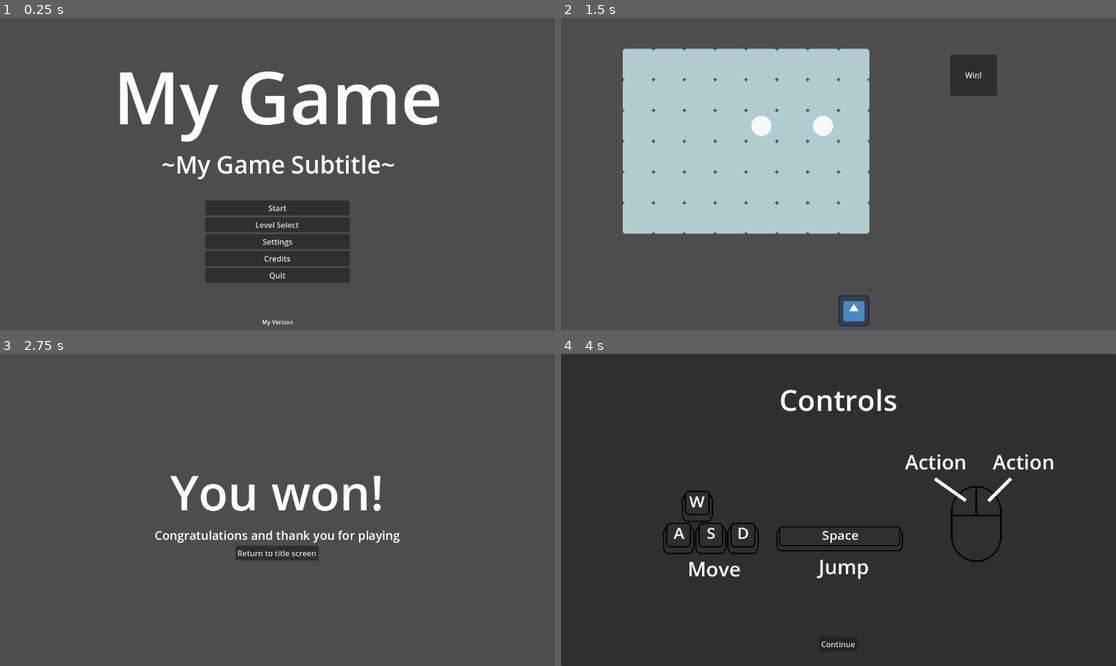
Above: before the commit, frames 1-4 (two rows, left to right).
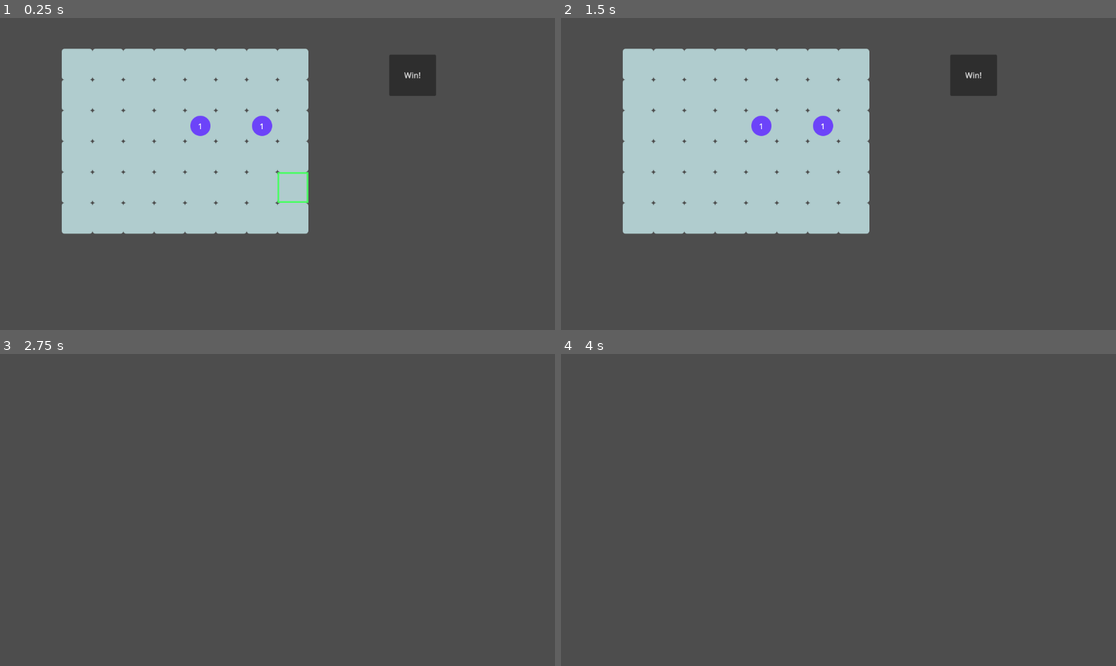
Above: after the commit, the same moments.

Repository: kaiec/ggj25-bubble-game
Game: Godot game, scene res://levels/level_1.tscn
Two runs of this game, one before a commit and one after it. Both use one fixed random seed, a clock stepped at 60 frames per second and the inputs below. Before the commit the project starts from res://gamemanager/gamemanager.tscn. The engine's default icon, where the game draws it, is replaced by a stand-in: a white triangle on a blue panel in a dark square.
Inputs (mouse positions are in pixels of both pictures, inside the frame that each line leads up to):
- Up to frame 1 (0.25 s): no input
- Up to frame 2 (1.5 s): click (838, 208) at 0.5 s, where only the run before the commit has a clickable "Start"; click (838, 308) at 1.25 s, where only the run before the commit has a clickable "Continue"
- Up to frame 3 (2.75 s): click "Win!" at 2 s
- Up to frame 4 (4 s): click (838, 553) at 2.75 s, where only the run before the commit has a clickable "Return to title screen"; click (838, 544) at 3.5 s, where only the run before the commit has a clickable "Start"

The runs differ from the first frame. In frame 1, 33% of the frame differs, in the area x 11-80%, y 9-99%; in frame 2, 0.7%; in frame 3, 2.7%; in frame 4, 100%, in the area x 0-100%, y 0-100%.

Commit message:
Bubble selection, increase size

Diff:
--- a/bubble/assets/tiles.svg
+++ b/bubble/assets/tiles.svg
@@ -28,8 +28,8 @@
      inkscape:document-units="px"
      showborder="true"
      inkscape:zoom="1.9047046"
-     inkscape:cx="206.33121"
-     inkscape:cy="-6.0376818"
+     inkscape:cx="192.6808"
+     inkscape:cy="96.340401"
      inkscape:window-width="1920"
      inkscape:window-height="1080"
      inkscape:window-x="0"
@@ -117,5 +117,12 @@
        inkscape:export-filename="player.png"
        inkscape:export-xdpi="18.77"
        inkscape:export-ydpi="18.77" />
+    <rect
+       style="fill:none;stroke:#ffffff;stroke-width:0.926042;stroke-linecap:round;stroke-miterlimit:3.2;stroke-dasharray:none;paint-order:stroke fill markers"
+       id="rect2"
+       width="16.00729"
+       height="16.00729"
+       x="0.46302155"
+       y="17.396353" />
   </g>
 </svg>
--- /dev/null
+++ b/bubble/bubble.gd
@@ -0,0 +1,21 @@
+extends Node2D
+
+signal burst
+@onready var label: Label = $Label
+
+@export var size: int:
+	set(value):
+		size = value
+		if label:
+			label.text = str(size)
+
+@onready var engine: BubbleEngine = $"../.."
+
+var cell : Vector2i = Vector2i(-1, -1):
+	set(new_cell):
+		cell = new_cell
+		position = engine.area.map_to_local(cell)
+
+
+func _ready() -> void:
+	size = size
--- /dev/null
+++ b/bubble/bubble.tscn
@@ -0,0 +1,22 @@
+[gd_scene load_steps=3 format=3 uid="uid://cbm74kal33eq3"]
+
+[ext_resource type="Texture2D" uid="uid://qabhfojj8r3x" path="res://bubble/assets/tiles.png" id="1_2bat5"]
+[ext_resource type="Script" path="res://bubble/bubble.gd" id="1_svlvq"]
+
+[node name="Bubble" type="Node2D"]
+script = ExtResource("1_svlvq")
+
+[node name="Sprite2D" type="Sprite2D" parent="."]
+modulate = Color(0.435294, 0.270588, 1, 1)
+texture = ExtResource("1_2bat5")
+region_enabled = true
+region_rect = Rect2(192, 0, 64, 64)
+
+[node name="Label" type="Label" parent="."]
+offset_left = -20.0
+offset_top = -11.0
+offset_right = 20.0
+offset_bottom = 12.0
+text = "1"
+horizontal_alignment = 1
+vertical_alignment = 1
--- a/bubble/bubble_engine.gd
+++ b/bubble/bubble_engine.gd
@@ -1,11 +1,25 @@
 class_name BubbleEngine
 extends Node2D
 
+# Level Design
 @export var area : TileMapLayer
 @export var setup : TileMapLayer
 
+# States
 @onready var select_cell: Node = $States/SelectCell
+@onready var check_burst: Node = $States/CheckBurst
+@onready var burst: Node = $States/Burst
+@onready var check_win: Node = $States/CheckWin
+@onready var finish: Node = $States/Finish
 
+# Instanced bubbles
+@onready var bubbles: Node2D = $Bubbles
+
+
+@onready var cursor: Sprite2D = $Cursor
+
+const BUBBLE = preload("res://bubble/bubble.tscn")
+const BLUE = Vector2i(3,0)
 
 var state : State:
 	set(new_state):
@@ -17,9 +31,25 @@
 
 # Called when the node enters the scene tree for the first time.
 func _ready() -> void:
+	level_reset()
 	state = select_cell
 	if state:
 		state.state_ready()
+
+func get_bubble(cell):
+	for bubble in bubbles.get_children():
+		if cell == bubble.cell:
+			return bubble
+
+func level_reset():
+	bubbles.get_children().clear()
+	setup.hide()
+	for cell in setup.get_used_cells():
+		if setup.get_cell_atlas_coords(cell) == BLUE:
+			var bubble = BUBBLE.instantiate()
+			bubbles.add_child(bubble)
+			bubble.cell = cell
+			bubble.size = 1
 
 
 # Called every frame. 'delta' is the elapsed time since the previous frame.
@@ -27,5 +57,14 @@
 	if state:
 		state.state_process(delta)
 
+func select_bubble(cell):
+	var bubble = get_bubble(cell)
+	if bubble:
+		bubble.size += 1
+
 func set_cursor(cell):
-	$Sprite2D.global_position = area.map_to_local(cell)
+	if cell in area.get_used_cells():
+		cursor.show()
+		cursor.global_position = area.map_to_local(cell)
+	else:
+		cursor.hide()
--- a/bubble/bubble_engine.tscn
+++ b/bubble/bubble_engine.tscn
@@ -1,8 +1,12 @@
-[gd_scene load_steps=4 format=3 uid="uid://cx0wgckga1wfc"]
+[gd_scene load_steps=8 format=3 uid="uid://cx0wgckga1wfc"]
 
 [ext_resource type="Script" path="res://bubble/bubble_engine.gd" id="1_0hk77"]
 [ext_resource type="Script" path="res://bubble/select_cell.gd" id="2_bepp4"]
-[ext_resource type="Texture2D" uid="uid://dkgp7tccxyyxc" path="res://icon.svg" id="3_o0pgs"]
+[ext_resource type="Texture2D" uid="uid://qabhfojj8r3x" path="res://bubble/assets/tiles.png" id="3_eeh7o"]
+[ext_resource type="Script" path="res://bubble/check_burst.gd" id="3_stktg"]
+[ext_resource type="Script" path="res://bubble/burst.gd" id="4_147cl"]
+[ext_resource type="Script" path="res://bubble/check_win.gd" id="5_xkthi"]
+[ext_resource type="Script" path="res://bubble/finish.gd" id="6_ucinb"]
 
 [node name="BubbleEngine" type="Node2D"]
 script = ExtResource("1_0hk77")
@@ -12,6 +16,22 @@
 [node name="SelectCell" type="Node" parent="States"]
 script = ExtResource("2_bepp4")
 
-[node name="Sprite2D" type="Sprite2D" parent="."]
-scale = Vector2(0.5, 0.5)
-texture = ExtResource("3_o0pgs")
+[node name="CheckBurst" type="Node" parent="States"]
+script = ExtResource("3_stktg")
+
+[node name="Burst" type="Node" parent="States"]
+script = ExtResource("4_147cl")
+
+[node name="CheckWin" type="Node" parent="States"]
+script = ExtResource("5_xkthi")
+
+[node name="Finish" type="Node" parent="States"]
+script = ExtResource("6_ucinb")
+
+[node name="Cursor" type="Sprite2D" parent="."]
+modulate = Color(0.28, 1, 0.376, 1)
+texture = ExtResource("3_eeh7o")
+region_enabled = true
+region_rect = Rect2(0, 64, 64, 64)
+
+[node name="Bubbles" type="Node2D" parent="."]
--- /dev/null
+++ b/bubble/burst.gd
@@ -0,0 +1 @@
+extends State
--- /dev/null
+++ b/bubble/check_burst.gd
@@ -0,0 +1 @@
+extends State
--- /dev/null
+++ b/bubble/check_win.gd
@@ -0,0 +1 @@
+extends State
--- /dev/null
+++ b/bubble/finish.gd
@@ -0,0 +1 @@
+extends State
--- a/bubble/select_cell.gd
+++ b/bubble/select_cell.gd
@@ -1,4 +1,7 @@
 extends State
 
 func state_process(_delta):
-	engine.set_cursor(engine.area.local_to_map(get_viewport().get_mouse_position()))
+	var cell = engine.area.local_to_map(get_viewport().get_mouse_position())
+	engine.set_cursor(cell)
+	if Input.is_action_just_pressed("select"):
+		engine.select_bubble(cell)
--- a/gamemanager/gamemanager.tscn
+++ b/gamemanager/gamemanager.tscn
@@ -1,8 +1,9 @@
-[gd_scene load_steps=6 format=3 uid="uid://cgu0vbr50x7di"]
+[gd_scene load_steps=7 format=3 uid="uid://cgu0vbr50x7di"]
 
 [ext_resource type="Script" path="res://gamemanager/gamemanager.gd" id="1_htktm"]
 [ext_resource type="PackedScene" uid="uid://bilai15byqef2" path="res://ui/screens/pause-menu/pause_menu.tscn" id="2_b2lg8"]
 [ext_resource type="Environment" uid="uid://bhb4ckqipjvu3" path="res://other/main_environment.tres" id="2_v1n10"]
+[ext_resource type="PackedScene" uid="uid://dcuhqysjne36s" path="res://levels/level_1.tscn" id="2_xvim4"]
 [ext_resource type="Theme" uid="uid://hheneshfv1b2" path="res://ui/themes/your_theme.tres" id="3_8qpx4"]
 
 [sub_resource type="CanvasItemMaterial" id="CanvasItemMaterial_w0vat"]
@@ -11,6 +12,8 @@
 [node name="Gamemanager" type="Node"]
 process_mode = 3
 script = ExtResource("1_htktm")
+main_level = ExtResource("2_xvim4")
+multiple_levels = false
 max_level = 1
 
 [node name="WorldEnvironment" type="WorldEnvironment" parent="."]
--- a/project.godot
+++ b/project.godot
@@ -11,7 +11,7 @@
 [application]
 
 config/name="Godot Game Template"
-run/main_scene="res://gamemanager/gamemanager.tscn"
+run/main_scene="res://levels/level_1.tscn"
 config/features=PackedStringArray("4.3", "GL Compatibility")
 config/icon="res://icon.svg"
 
@@ -54,6 +54,11 @@
 "events": [Object(InputEventKey,"resource_local_to_scene":false,"resource_name":"","device":-1,"window_id":0,"alt_press …(192 unchanged characters)…
 ]
 }
+select={
+"deadzone": 0.5,
+"events": [Object(InputEventMouseButton,"resource_local_to_scene":false,"resource_name":"","device":-1,"window_id":0,"alt_pressed":false,"shift_pressed":false,"ctrl_pressed":false,"meta_pressed":false,"button_mask":0,"position":Vector2(0, 0),"global_position":Vector2(0, 0),"factor":1.0,"button_index":1,"canceled":false,"pressed":false,"double_click":false,"script":null)
+]
+}
 
 [rendering]
 
Binary file changed: bubble/assets/tiles.png
